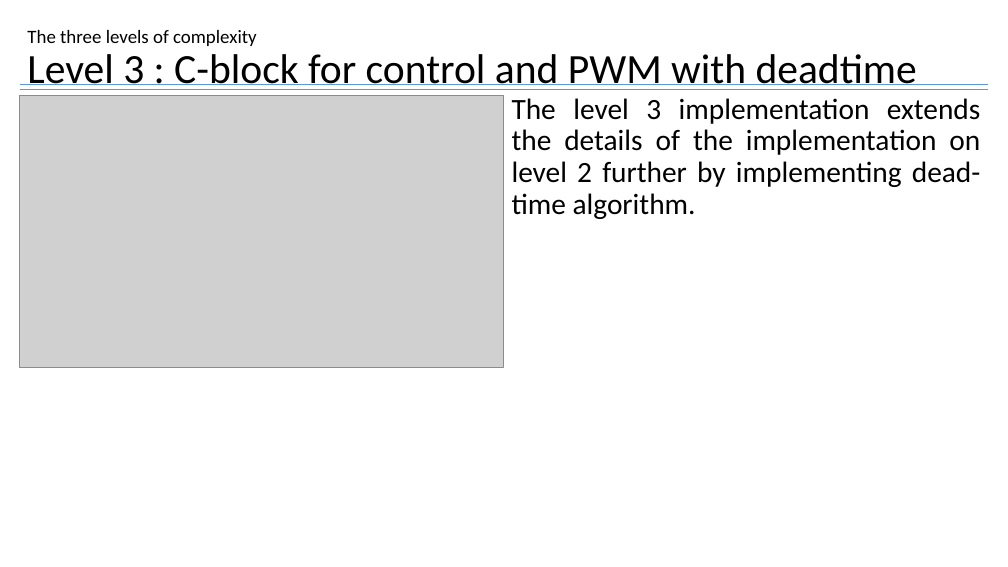
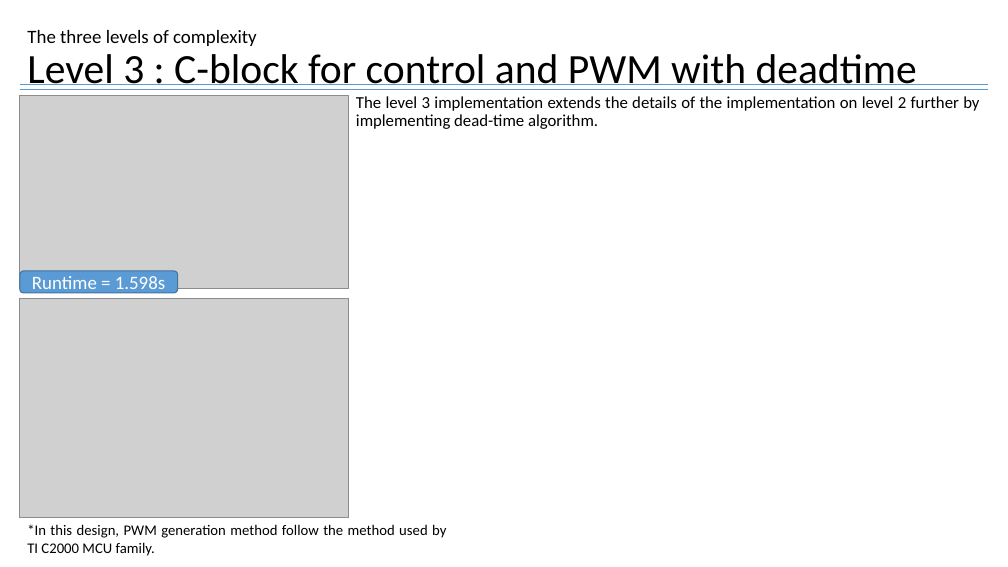
Before and after one commit to physicboy/QSPICE, a slide deck: slide 8 of PWM_example_SRbuck/Three Complexity Levels of PWM Implementation for Digital Controller Simulation.pptx (slide 7 before the commit). Drawn at 1008x567 pixels with LibreOffice and Linux fonts; fonts in the diff are those of the drawing; grey boxes stand for pictures. Boxes give left, top, right and bottom in pixels: in the first picture for what was removed or moved away, otherwise in the second. Text is boxed around its words. In the diff, an @@ line names an element or a change of style, - is before the commit and + after.

```diff
--- a/PWM_example_SRbuck/Three Complexity Levels of PWM Implementation for Digital Controller Simulation.pptx
+++ b/PWM_example_SRbuck/Three Complexity Levels of PWM Implementation for Digital Controller Simulation.pptx
@@ picture removed at [20,95,503,368] @@
@@ picture added at [20,95,349,289] @@
@@ text "The level 3 implementation extends ...": place and size @@
-text "The level 3 implementation extends ..." at [512,98,981,219]
+text "The level 3 implementation extends ..." at [356,96,979,129]
@@ text "The level 3 implementation extends ..." at [356,96,979,129]: size 28 to 16 pt @@
@@ rounded rectangle added at [20,271,178,293], fill #5B9BD5, outline #43739E 1 pt, 18 pt, text #FFFFFF @@
+Runtime = 1.598s
@@ picture added at [20,299,349,518] @@
@@ text added at [27,524,446,556], 14 pt, text #000000 @@
+*In this design, PWM generation method follow the method used by TI C2000 MCU family.
```
Also in this commit, not shown: 3 other slides changed, 3 slides added, 8 other files.
